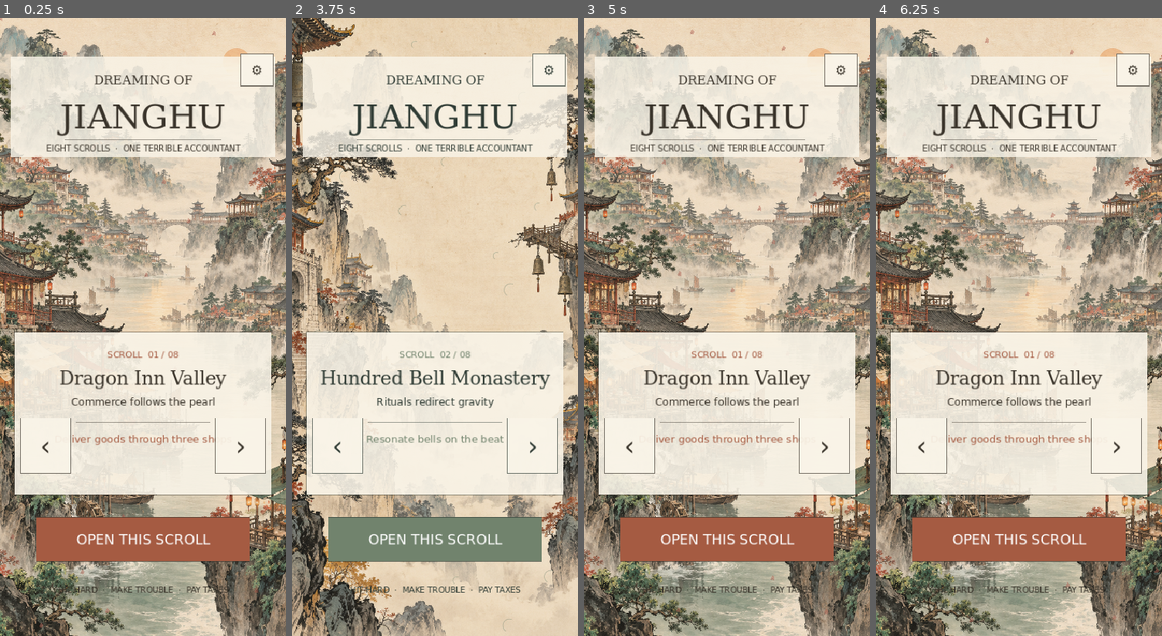
Above: before the commit, frames 1-4 (left to right).
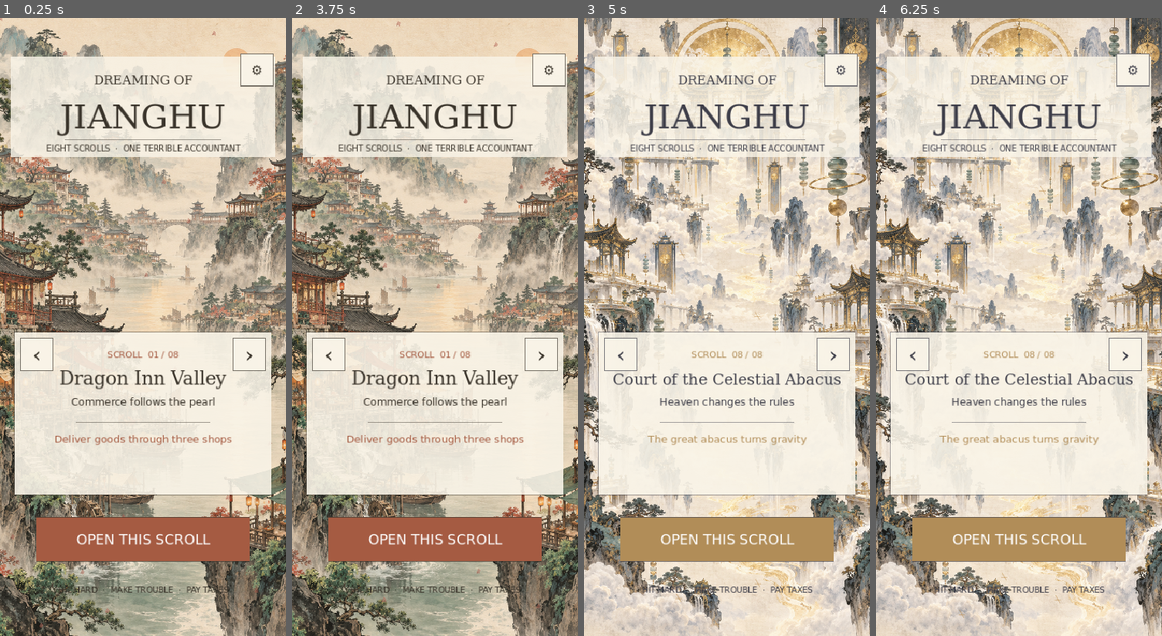
Above: after the commit, the same moments.

Repository: tomaslin/jianhu
Game: Godot game, scene res://scenes/main.tscn
Two runs of this game, one before a commit and one after it. Both use one fixed random seed, a clock stepped at 60 frames per second and the inputs below.
Inputs (mouse positions are in pixels of both pictures, inside the frame that each line leads up to):
- Up to frame 1 (0.25 s): no input
- Up to frame 2 (3.75 s): tap Enter at 0.5 s; move the mouse to (497, 296) at 0.52 s; click (497, 296) at 0.67 s; tap Space at 0.77, 1.25 s; drag from (377, 357) to (420, 450) at 1.27 s; move the mouse to (463, 191) at 2.02 s; click (463, 191) at 2.17 s; drag from (420, 450) to (349, 234) at 2.77 s; move the mouse to (520, 419) at 3.52 s; click (520, 419) at 3.67 s
- Up to frame 3 (5 s): tap Space at 3.77 s; drag from (641, 234) to (684, 172) at 4.27 s
- Up to frame 4 (6.25 s): move the mouse to (1033, 327) at 5.02 s; click (1033, 327) at 5.17 s; drag from (976, 172) to (961, 357) at 5.77 s

The runs differ from the first frame. In frame 1, 0.4% of the frame differs, in the area x 7-93%, y 51-74%; in frame 2, 46%; in frame 3, 54%, in the area x 0-100%, y 0-100%; in frame 4, 54%.

Commit message:
Fix Pages deployment and Safari portrait layout; simplify project README

Diff:
--- a/project.godot
+++ b/project.godot
@@ -12,6 +12,7 @@
 window/size/window_width_override=390
 window/size/window_height_override=844
 window/stretch/mode="canvas_items"
+window/stretch/aspect="keep"
 window/handheld/orientation=1
 
 [physics]
--- a/scripts/hud.gd
+++ b/scripts/hud.gd
@@ -113,8 +113,8 @@
     _wrap(str(data.subtitle),195,529,14,ink())
     _rule(104,552,182)
     _wrap(str(data.rule),195,580,14,accent())
-    _button(Rect2(28,546,68,76),"‹",false,true,36)
-    _button(Rect2(294,546,68,76),"›",false,true,36)
+    _button(main.MENU_PREV_RECT,"‹",false,true,28)
+    _button(main.MENU_NEXT_RECT,"›",false,true,28)
     if main.world_stamps.has(str(data.id)):
         _text("SEALED IN THE DREAM JOURNAL",195,638,11,accent(),true)
 
--- a/scripts/main.gd
+++ b/scripts/main.gd
@@ -16,6 +16,8 @@
 const W:float=390.0
 const H:float=844.0
 const BOARD_RECT:=Rect2(26.0,174.0,338.0,474.0)
+const MENU_PREV_RECT:=Rect2(28,438,44,44)
+const MENU_NEXT_RECT:=Rect2(318,438,44,44)
 const SAVE_PATH: String="user://jianghu_save.json"
 
 var phase:String="menu"
@@ -1987,10 +1989,10 @@
         queue_redraw()
         return
     if phase=="menu":
-        if Rect2(292,546,68,76).has_point(pos):
+        if MENU_NEXT_RECT.has_point(pos):
             selected_world=(selected_world+1)%8
             _refresh_world(selected_world)
-        elif Rect2(28,546,68,76).has_point(pos):
+        elif MENU_PREV_RECT.has_point(pos):
             selected_world=(selected_world+7)%8
             _refresh_world(selected_world)
         elif Rect2(49,682,292,60).has_point(pos):
Not shown, changed: export_presets.cfg
Not shown, changed: .github/workflows/pages.yml
Not shown, changed: .gitignore
Not shown, added: GAMEPLAY.md
Not shown, changed: README.md
Not shown, changed: WEB_EXPORT.md
Not shown, changed: tools/polish_web_export.py
Not shown, changed: tools/verify_web_export.py
